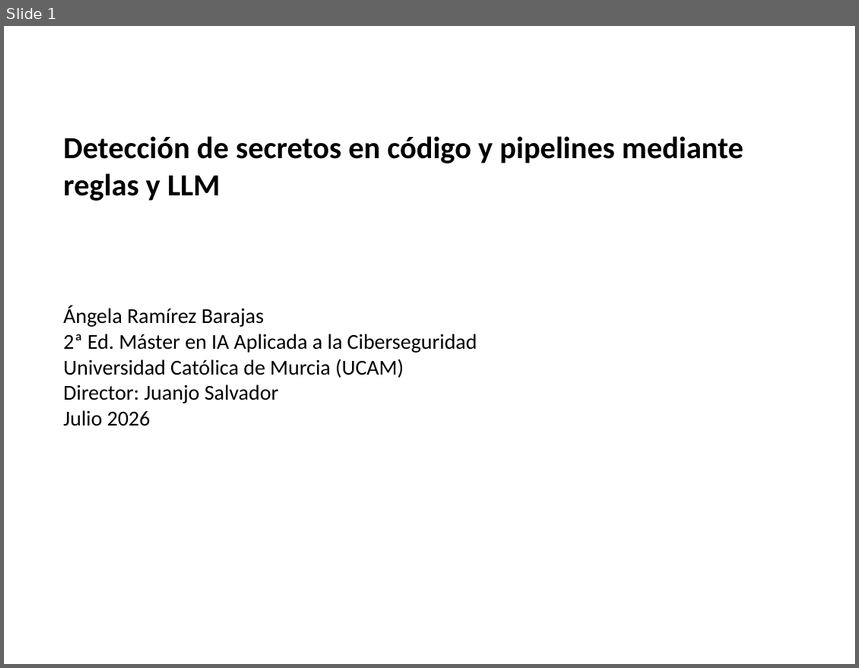
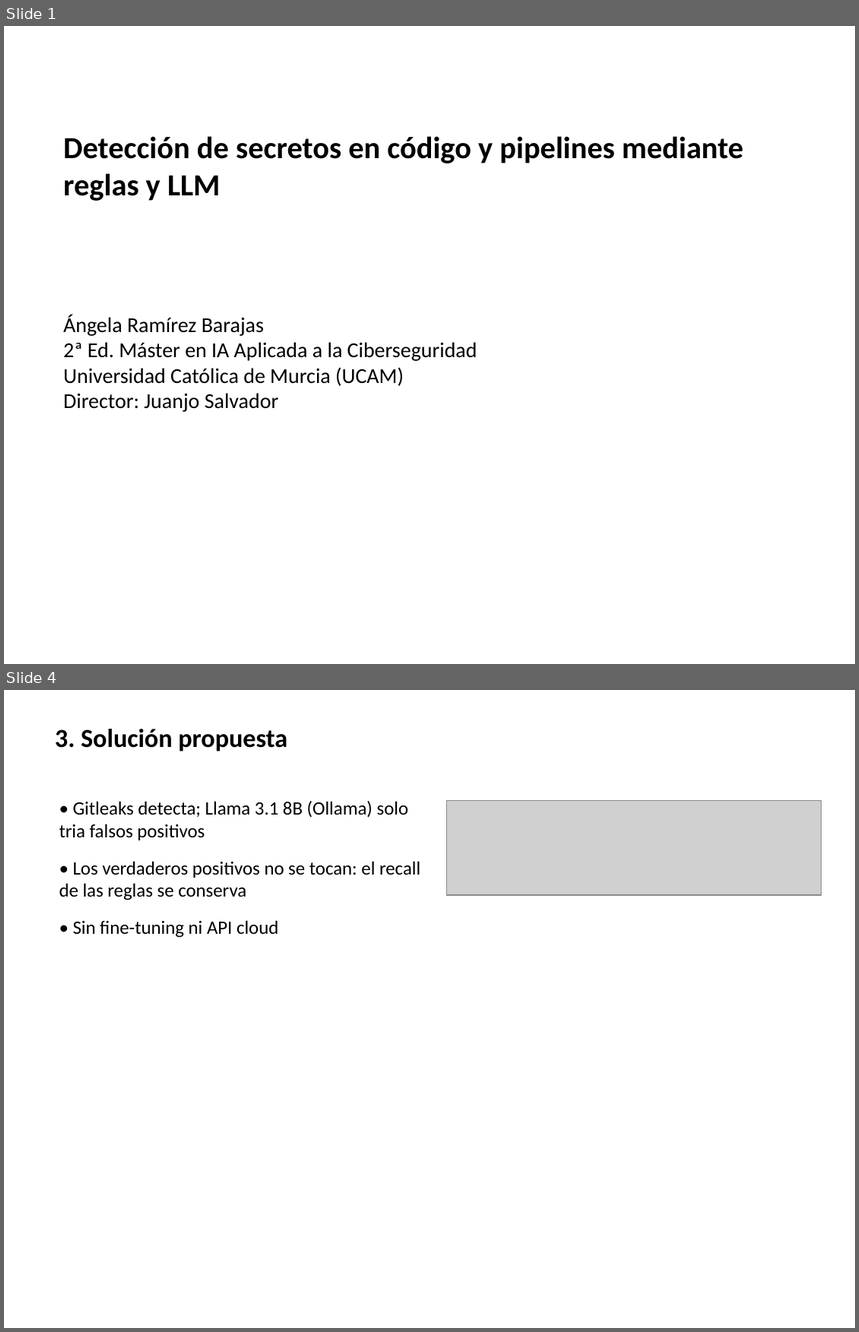
Before and after one commit to aramirezbarajas/secret-scan-tfm, a slide deck: docs/presentacion_defensa.pptx. Shown one above the other, each under a label of ours: slide 1 before the commit, slides 1 and 4 after it; the slides between them are not shown. The pictures are 859x668 and 859x1332 pixels, drawn with LibreOffice and Linux fonts; fonts in the diff are those of the drawing; grey boxes stand for pictures. Boxes give left, top, right and bottom in pixels: in the first picture for what was removed or moved away, otherwise in the second. Text is boxed around its words. In the diff, an @@ line names an element or a change of style, - is before the commit and + after.

```diff
--- a/docs/presentacion_defensa.pptx
+++ b/docs/presentacion_defensa.pptx
@@ slide 4 added at (x1=4, y1=690, x2=855, y2=1328), background #FFFFFF @@
@@ text added at (x1=55, y1=729, x2=287, y2=752), 22 pt, text #000000, bold @@
+3. Solución propuesta
@@ text added at (x1=59, y1=801, x2=420, y2=938), 16 pt, text #000000 @@
+• Gitleaks detecta; Llama 3.1 8B (Ollama) solo tria falsos positivos
+• Los verdaderos positivos no se tocan: el recall de las reglas se conserva
+• Sin fine-tuning ni API cloud
@@ picture added at (x1=446, y1=801, x2=821, y2=895) @@
@@ slide 1 changed as well @@
@@ text "Ángela Ramírez Barajas" moved from (x1=63, y1=306, x2=477, y2=427) to (x1=63, y1=314, x2=477, y2=412) @@
@@ text at (x1=63, y1=411, x2=151, y2=427): paragraph removed @@
-Julio 2026
```
Also in this commit, not shown: 3 other slides changed, 2 other slides added, 7 slides removed, 2 other files.
